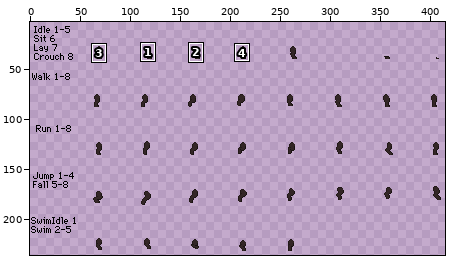
Two states of a sprite sheet, humanoid/sbq/Razuel/Razuel/legs/hindlegBack.png. Above: a wide view before the commit, with the close-up outlined.
Close-up. Before:
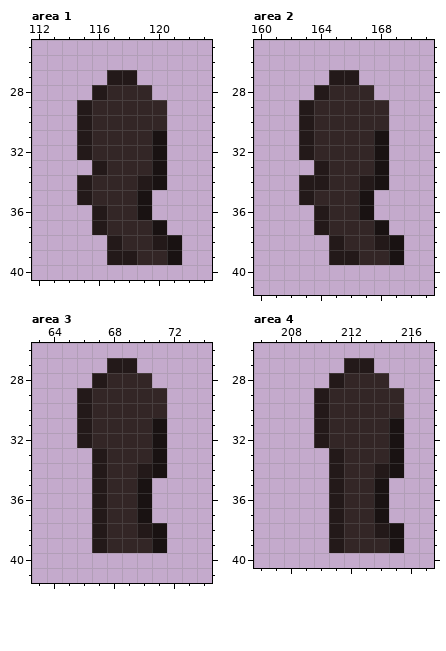
The file is 432x240 pixels. Shown: area 1: x 112..123, y 25..40; area 2: x 160..171, y 25..41; area 3: x 63..74, y 26..41; area 4: x 206..217, y 26..40. The wide view leaves out empty margins. The commit also changed other parts of the picture, which this record leaves out.
New version:
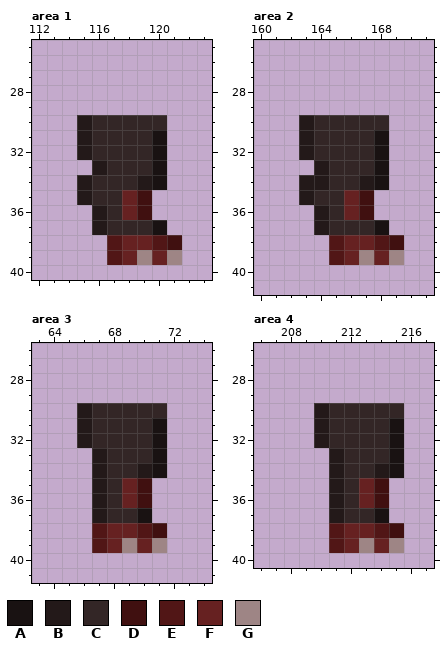
Palette (. is transparent): A #191212  B #231919  C #332626  D #401010  E #511616  F #662121  G #9e8585
The exact change:
Area 1:
y 27: x 117..118 BB -> ..
y 28: x 116..119 BCCC -> ....
y 29: x 115..120 BCCCCC -> ......
y 35..36: x 118..119 CA -> FD
y 38: x 117..121 BCCBA -> EFFED
y 39: x 117..121 BBCCA -> EFGFG
Area 2:
y 27: x 165..166 BB -> ..
y 28: x 164..167 BCCC -> ....
y 29: x 163..168 BCCCCC -> ......
y 35..36: x 166..167 CA -> FD
y 38: x 165..169 BCCBA -> EFFED
y 39: x 165..169 BBCCA -> EFGFG
Area 3:
y 27: x 68..69 BB -> ..
y 28: x 67..70 BCCC -> ....
y 29: x 66..71 BCCCCC -> ......
y 35..36: x 69..70 CA -> FD
y 38: x 67..71 BCCBA -> EFFED
y 39: x 67..71 BCCCA -> EFGFG
Area 4:
y 27: x 212..213 BB -> ..
y 28: x 211..214 BCCC -> ....
y 29: x 210..215 BCCCCC -> ......
y 35..36: x 213..214 CA -> FD
y 38: x 211..215 BCCBA -> EFFED
y 39: x 211..215 BCCCA -> EFGFG
Changed places in both close-ups, as pixel boxes (x1, y1, x2, y2):
erased: (77, 70, 167, 115)
changed: (107, 190, 182, 265)
erased: (299, 70, 389, 115)
changed: (329, 190, 404, 265)
erased: (77, 358, 167, 403)
changed: (92, 478, 167, 553)
erased: (314, 358, 404, 403)
changed: (329, 478, 404, 553)
